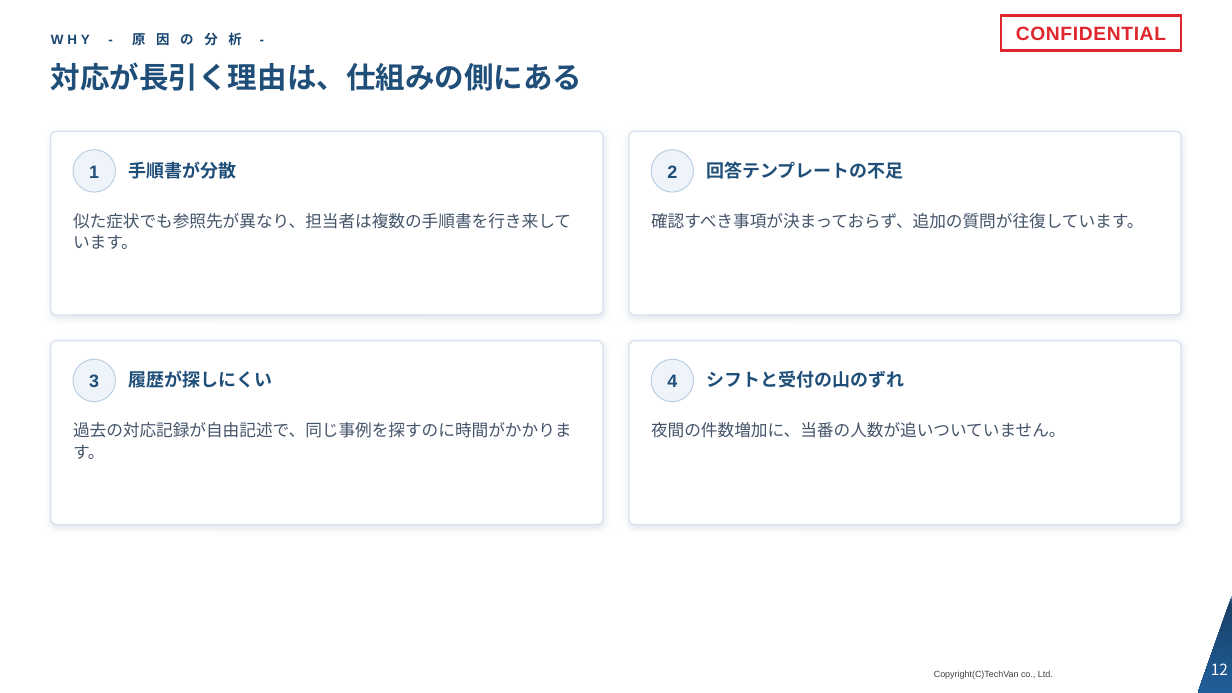
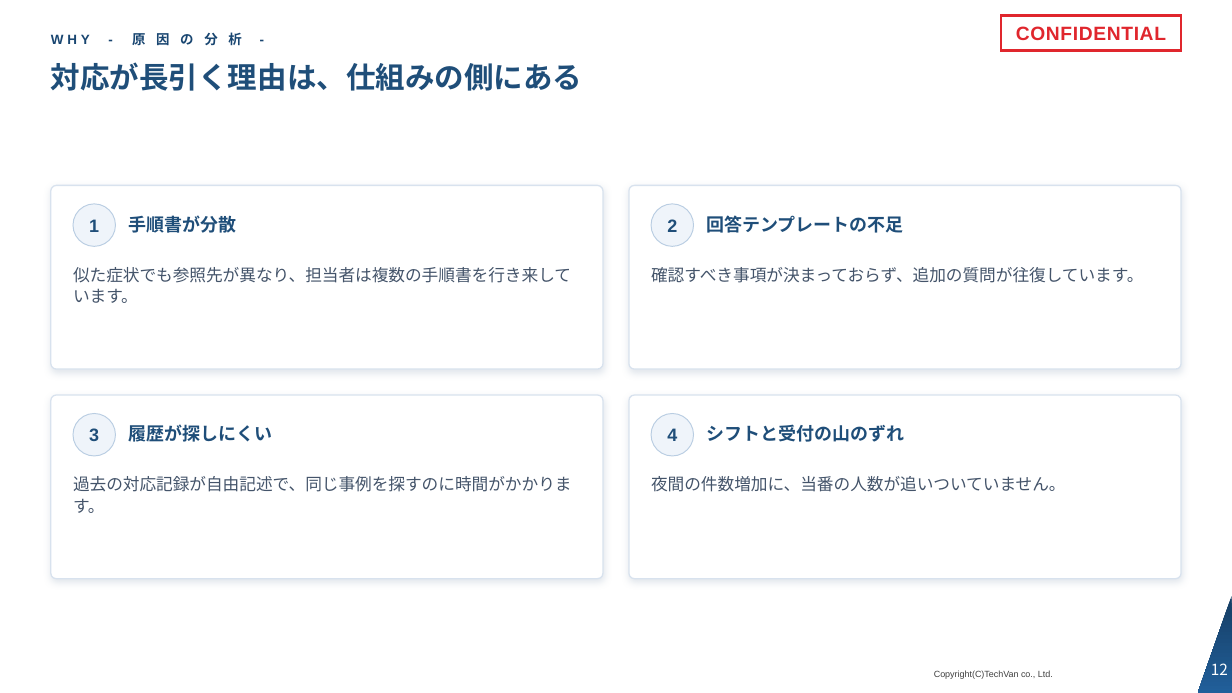
Before and after one commit to Kishi-Satoshi/slide-techvan-dist, a slide deck: slide 12 of plugins/slide-techvan/skills/slide-techvan/examples/catalog-techvan.pptx. Drawn at 1232x693 pixels with LibreOffice and Linux fonts; fonts in the diff are those of the drawing; background and template pictures are left out. Boxes give left, top, right and bottom in pixels: in the first picture for what was removed or moved away, otherwise in the second. Text is boxed around its words. In the diff, an @@ line names an element or a change of style, - is before the commit and + after.

```diff
--- a/plugins/slide-techvan/skills/slide-techvan/examples/catalog-techvan.pptx
+++ b/plugins/slide-techvan/skills/slide-techvan/examples/catalog-techvan.pptx
@@ 8 texts, 4 ellipses, 4 rounded rectangles: place and size @@
-8 texts, 4 ellipses, 4 rounded rectangles at (51,131,1182,525)
+8 texts, 4 ellipses, 4 rounded rectangles at (51,186,1182,579)
```
Also in this commit, not shown: 7 other files.
